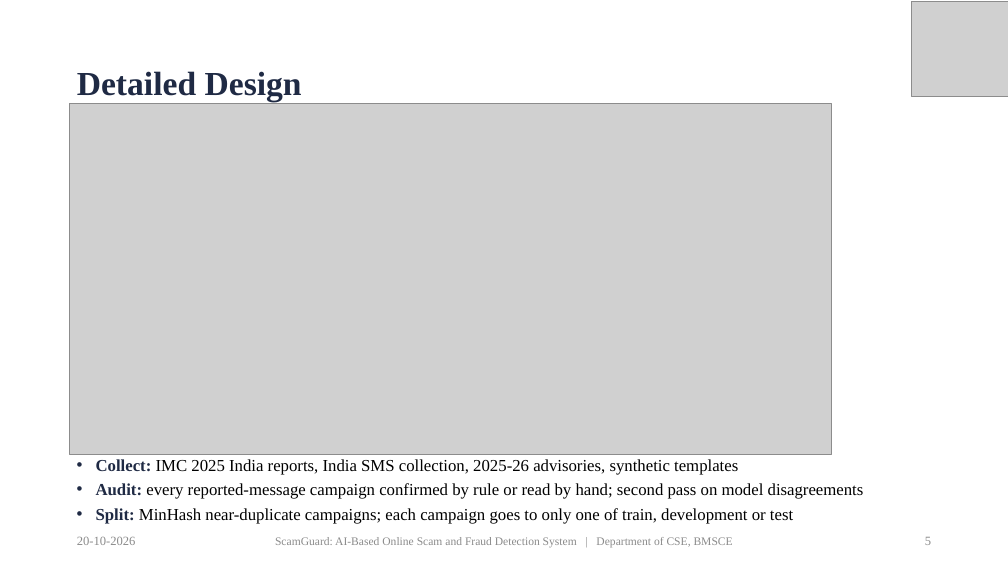
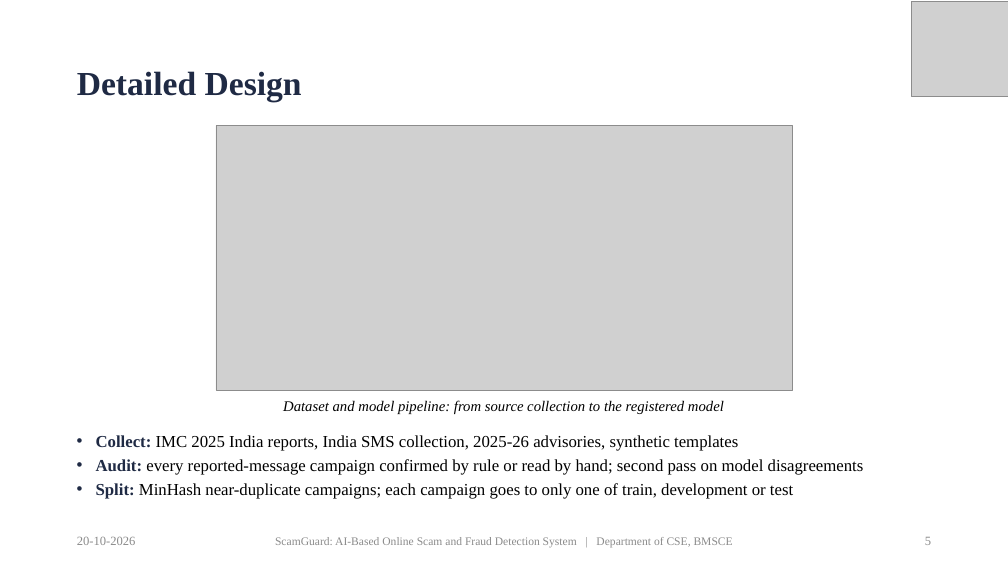
Before and after one commit to priyamthakur275/ScamGuard-AI, a slide deck: slide 5 of docs/presentation/ScamGuard_Final_Presentation.pptx. Drawn at 1008x567 pixels with LibreOffice and Linux fonts; fonts in the diff are those of the drawing; grey boxes stand for pictures. Boxes give left, top, right and bottom in pixels: in the first picture for what was removed or moved away, otherwise in the second. Text is boxed around its words. In the diff, an @@ line names an element or a change of style, - is before the commit and + after.

Commit message:
Rewrite report prose in natural wording, redraw diagrams, fix slide layout and diagram label

```diff
--- a/docs/presentation/ScamGuard_Final_Presentation.pptx
+++ b/docs/presentation/ScamGuard_Final_Presentation.pptx
@@ picture: place and size @@
-picture at (70,104,832,454)
+picture at (216,126,792,390)
@@ text added at (283,400,724,414), 14 pt, text #000000, italic @@
+Dataset and model pipeline: from source collection to the registered model
@@ text "Collect: IMC 2025 India reports, ...": place and size @@
-text "Collect: IMC 2025 India reports, ..." at (96,459,864,524)
+text "Collect: IMC 2025 India reports, ..." at (96,435,864,499)
```
Also in this commit, not shown: 1 other slide changed, 10 other files.
